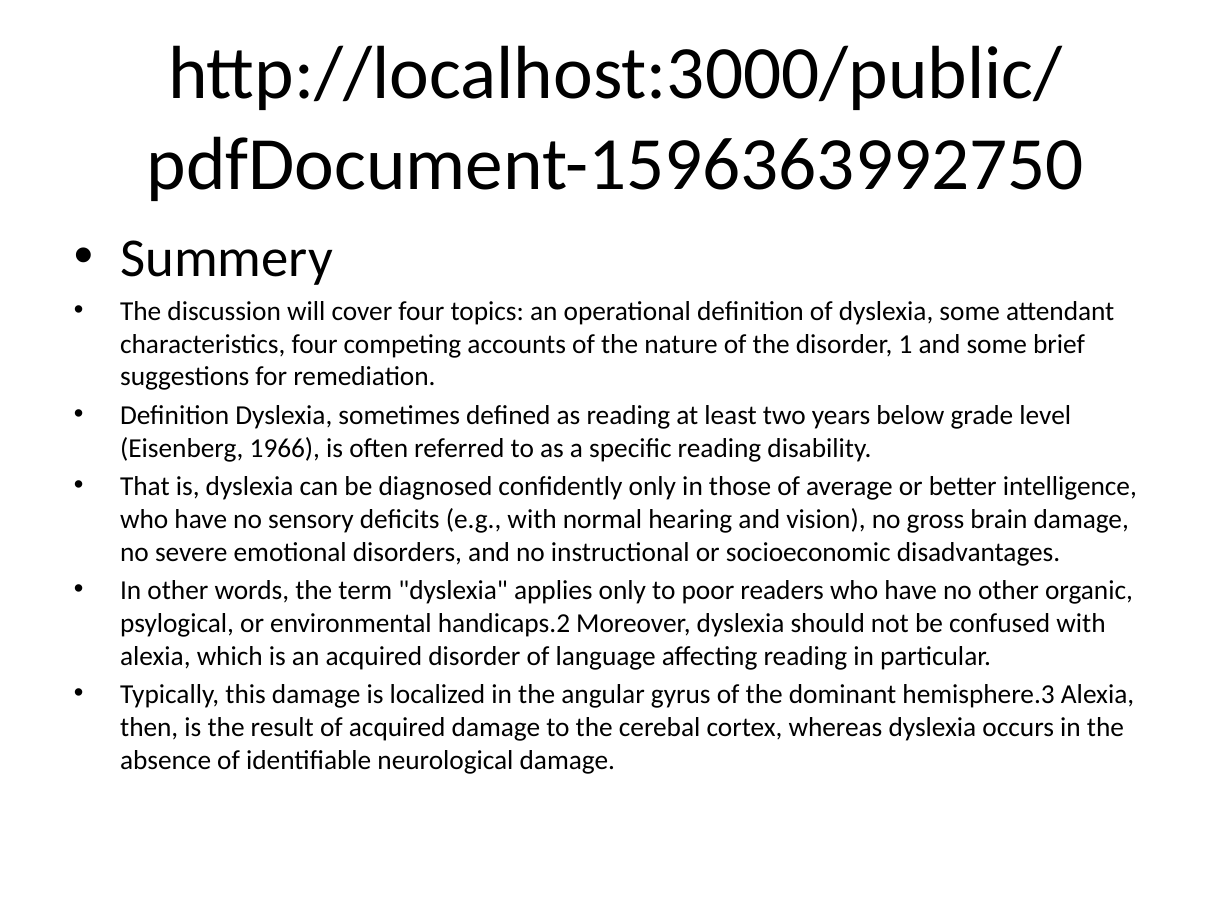
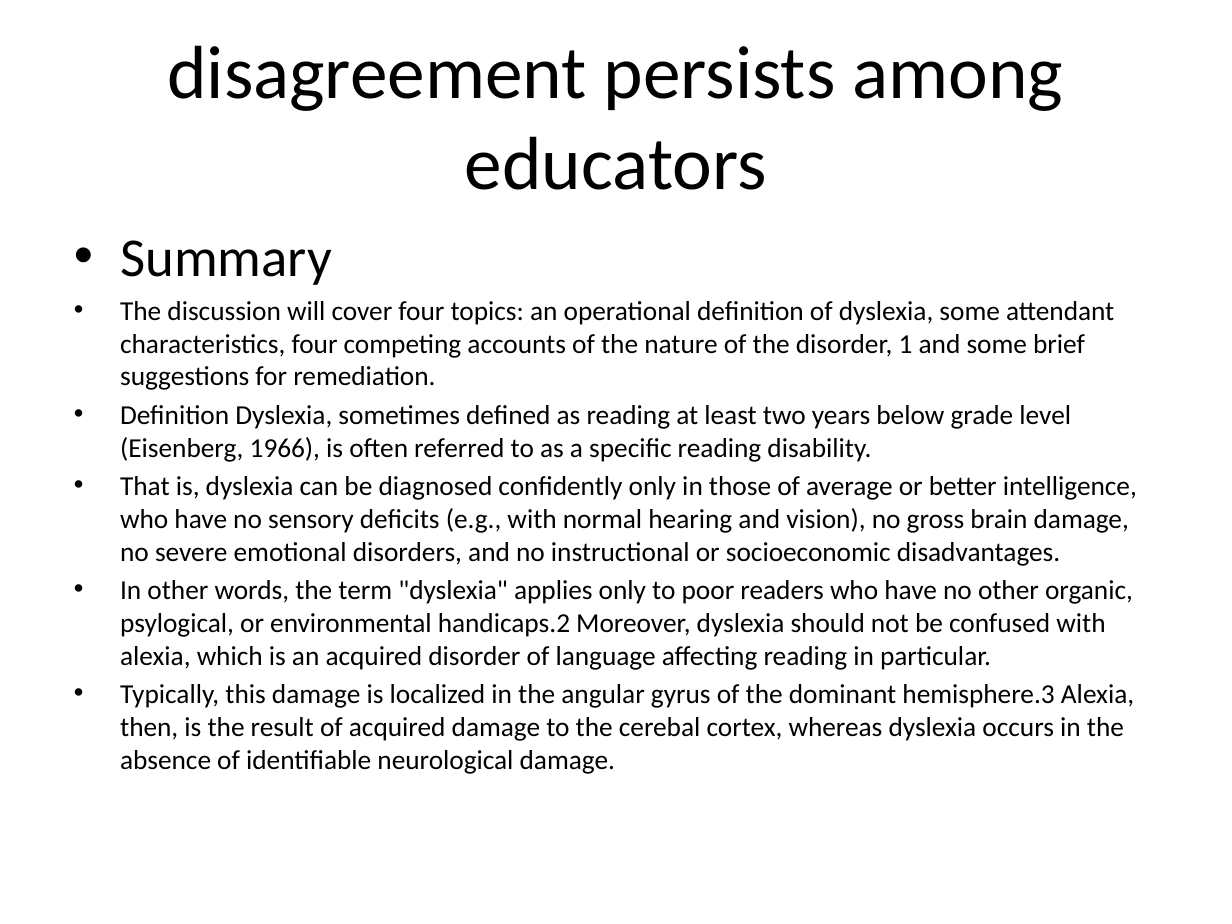
Before and after one commit to ManasaR08/SIH2020_MARS, a slide deck: slide 1 of Machine_Learning/summary.pptx. Drawn at 1232x924 pixels with LibreOffice and Linux fonts; fonts in the diff are those of the drawing. Boxes give left, top, right and bottom in pixels: in the first picture for what was removed or moved away, otherwise in the second. Text is boxed around its words. In the diff, an @@ line names an element or a change of style, - is before the commit and + after.

```diff
--- a/Machine_Learning/summary.pptx
+++ b/Machine_Learning/summary.pptx
@@ title at bbox=[167, 45, 1063, 190]: text changed @@
-http://localhost:3000/public/pdfDocument-1596363992750
+disagreement persists among educators
@@ text at bbox=[120, 240, 332, 285]: text changed @@
-• Summery
+• Summary
```
Also in this commit, not shown: 9 other slides changed, 5 other files.
